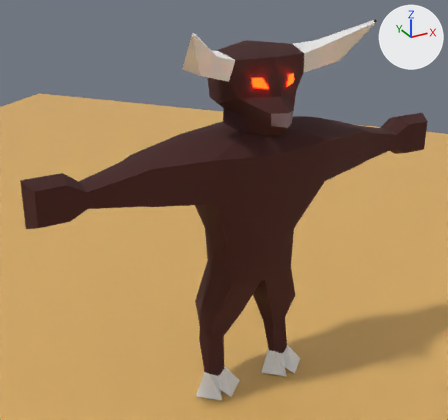
What one commit did to the Blender file Assets/Models/minotaur.blend.
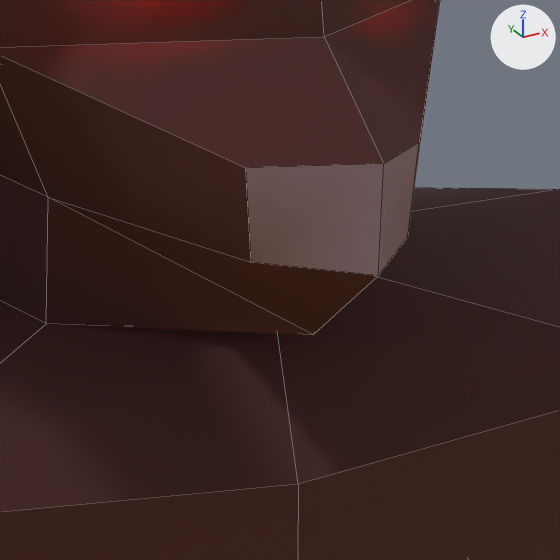
The first picture shows the older version from a 50 mm lens placed at (-1.969, -3.185, 2.985), pointed at (-0.171, 0.084, 1.351). The close-ups show both versions on the part from 53% to 70% of the width and 22% to 39% of the height of that picture. Lighting does not change. The marker at upper right points along +X, +Y and +Z. The close-ups show mesh edges as thin lines.

In view in the first close-up: 'Minotaur object'.
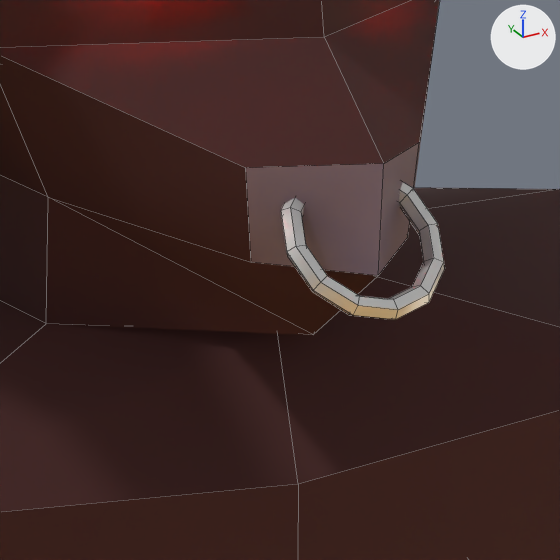
Boxes [x1, y1, x2, y2] around the edits, measured in the close-ups (560 x 560 px):
part 1 of me_minotaur_mesh, added
    after: [281, 182, 444, 319]

The change, as a diff of the scene's bpy script:
```diff
--- a/Assets/Models/minotaur.blend.py
+++ b/Assets/Models/minotaur.blend.py
@@ mat_minotaur_nose_ring @@
+mat_minotaur_nose_ring = principled_material('Minotaur nose ring')
+mat_minotaur_nose_ring.base_color = (0.8, 0.8, 0.8)  # white #e7e7e7
+mat_minotaur_nose_ring.metallic = 1.0
@@ me_minotaur_mesh @@
 # used by ob_minotaur_object; location = (-0.0036, -0.231, 2.2364); scale = (0.283, 0.283, 0.283)
-me_minotaur_mesh.from_pydata(...)  # 245 vertices, 238 faces; spans x -5.08..5.08, y -0.48..1.91, z -7.87..1.13
+me_minotaur_mesh.from_pydata(...)  # 317 vertices, 310 faces; spans x -5.08..5.08, y -0.57..1.91, z -7.87..1.13
+# me_minotaur_mesh part 1: a new loose piece of 72 vertices spanning x -0.24..0.24, y -0.57..-0.23, z -0.95..-0.59, in mat_minotaur_nose_ring (white #e7e7e7)
 me_minotaur_mesh.materials.append(mat_minotaur_eyes)
@@ me_minotaur_mesh @@
 me_minotaur_mesh.materials.append(mat_minotaur_nose)
+me_minotaur_mesh.materials.append(mat_minotaur_nose_ring)  # white #e7e7e7
```
